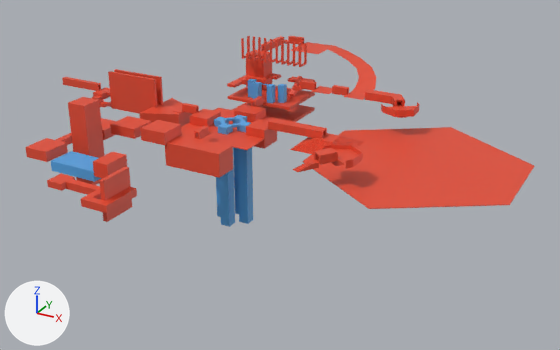
An edit to the Blender file etc/level_blend_files/dungeon1_blockout.blend, drawn before and after from the same camera.
One viewpoint serves both versions: a 50 mm lens placed at (115.8, -181.6, 78.9), pointed at (17.2, -2.3, -10.7). The axes (+X, +Y, +Z) are drawn at lower left. The lights are the same throughout.

Before the edit, the objects in view are built like this:
```python
me_cube_012 = bpy.data.meshes.new('Cube.012')
me_cube_012.from_pydata(...)  # 140 vertices, 106 faces; spans x -41.3..6.4, y -45.4..21.7, z -29.4..8.2
me_cube_012.materials.append(mat_icy)  # blue #56a7e7
me_cube_017 = bpy.data.meshes.new('Cube.017')
me_cube_017.from_pydata(...)  # 1496 vertices, 1353 faces; spans x -64.5..84.2, y -58.5..51.6, z -10.6..20.0
me_cube_017.materials.append(mat_regular)  # red #e74d32
ob_cube_010 = bpy.data.objects.new('Cube.010', me_cube_012)
ob_cube_010.location = (0.0, 0.0, 0.0)
ob_cube_015 = bpy.data.objects.new('Cube.015', me_cube_017)
ob_cube_015.location = (0.0, 0.0, 0.0)
```
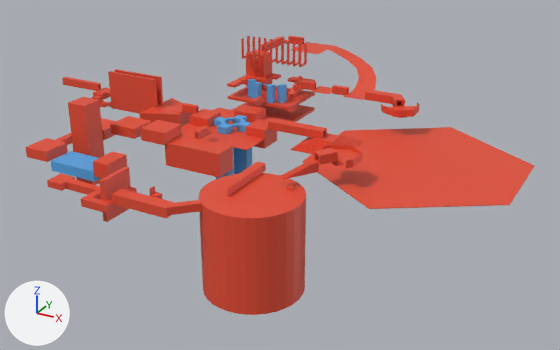
Changed parts and their boxes [x1, y1, x2, y2] in the pictures (560 x 350 px):
'Cube.015', reshaped (50% taller)
    before: [25, 36, 534, 222]
    after: [25, 36, 534, 315]
part 1 of me_cube_017, added (red)
    after: [111, 189, 175, 218]
part 2 of me_cube_017, added (red)
    after: [199, 173, 306, 315]
part 3 of me_cube_017, added (red)
    after: [227, 162, 266, 196]
part 4 of me_cube_017, added
    after: [149, 186, 162, 199]
part 5 of me_cube_017, built on
    after: [280, 168, 319, 191]
part 6 of me_cube_017, added (red)
    after: [165, 199, 206, 215]

The change, as a list of edits to the scene's bpy script:
```text
Change me_cube_017:
    used by ob_cube_015; location = (0.0, 0.0, 0.0)
    verts and faces of me_cube_017; kept vertices keep their numbers, new ones are numbered from 1496
    remove me_cube_017.from_pydata(...)  # 1496 vertices, 1353 faces; spans x -64.5..84.2, y -58.5..51.6, z -10.6..20.0
    add me_cube_017.from_pydata(...)  # 2176 vertices, 1987 faces; spans x -64.5..84.2, y -58.5..51.6, z -23.1..20.0
    me_cube_017 part 1: a new loose piece, a box spanning x 2.0..17.6, y -56.4..-52.9, z -0.6..2.0, in mat_regular (red #e74d32)
    me_cube_017 part 2: a new loose piece, a 32-sided cylinder along z spanning x 18.4..43.4, y -53.0..-27.9, z -23.1..2.0, in mat_regular (red #e74d32)
    me_cube_017 part 3: a new loose piece of 338 vertices spanning x 24.2..26.6, y -44.5..-27.0, z 1.9..4.0, in mat_regular (red #e74d32)
    me_cube_017 part 4: a new loose piece of 16 vertices spanning x 8.9..11.0, y -50.9..-48.9, z -1.0..2.6, in mat_regular (red #e74d32)
    me_cube_017 part 5
    9 faces are deleted
    158 vertices are added at x 34.3..41.3, y -34.7..-25.6, z 1.3..5.4
    16 new vertices lie (-0.3, -0.4, 0.0) away from vertices in x 36.3..38.0, y -31.7..-30.6, z 4.5..5.6
    14 new vertices lie (-0.3, -0.4, 0.0) away from vertices in x 36.0..37.7, y -32.1..-31.0, z 4.5..5.4
    6 new vertices lie (-0.2, -0.4, 0.0) away from vertices in x 35.7, y -31.4, z 4.5..5.3
    6 new vertices lie (-0.3, -0.5, 0.0) away from vertices in x 37.4, y -32.5, z 4.5..5.3
    10 new vertices lie (-0.3, -0.4, 0.0) away from vertices in x 35.5..37.1, y -33.0..-31.8, z 4.5..5.1
    6 new vertices lie (-0.3, -0.4, 0.0) away from vertices in x 34.9..36.6, y -33.8..-32.7, z 4.5..4.8
    6 new vertices lie (0.0, 0.0, 1.4) away from vertices in x 37.0..38.3, y -34.7..-33.4, z 1.3
    229 new faces join them
    me_cube_017 part 6
    add verts[1718] = (16.2, -54.6, 0.0)
    add verts[1719] = (16.2, -54.6, 2.0)  # pixel (165, 203)
    add verts[1720] = (17.6, -56.0, 0.0)  # pixel (167, 215)
    add verts[1721] = (17.6, -56.0, 2.0)  # pixel (166, 207)
    add for new, old in zip([*range(1722, 1726)], [*range(1718, 1722)]): verts[new] = verts[old] + (6.4, 6.3, 0.0)
    add faces += [(1718, 1719, 1723, 1722), (1722, 1723, 1725, 1724), (1720, 1724, 1725, 1721), (1718, 1720, 1721, 1719), (1718, 1722, 1724, 1720), (1719, 1721, 1725, 1723)]
```
